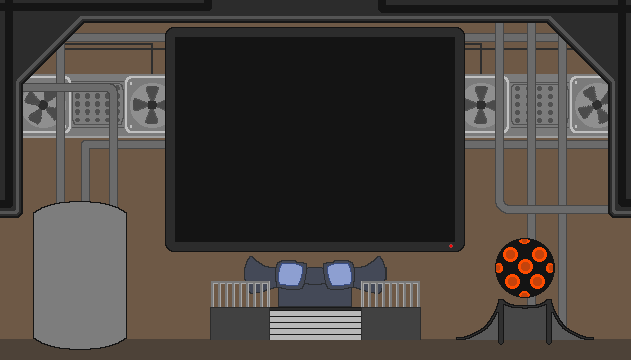
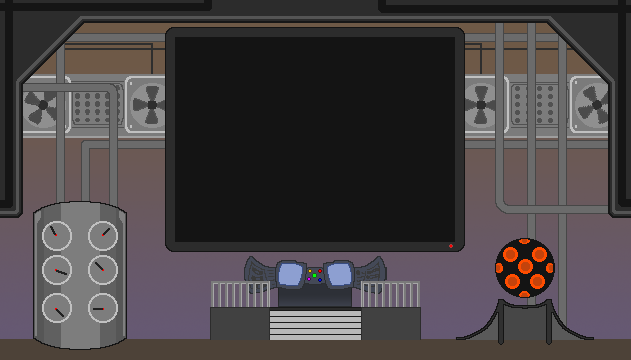
Revision of a layered 631x360 image; what changed, layer by layer:
added layer "Calque 9" above "Calque 14 copie" over [42,221,118,323]
added layer "Calque 14 copie" (25%) above "Calque 14" over [119,211,125,336]
added layer "Calque 14" (25%) above "Calque 12" over [35,211,41,336]
added layer "Calque 11" above "Calque 10" over [14,181,146,348]
added layer "Calque 10" (75%) above "fond_Machine_02" over [31,178,130,348]
added layer "Calque 15" (50%) above "Machine" over [278,284,352,307]
painted on "Machine" (2nd of 2) over [248,261,380,290]
added layer "Calque 13" (25%) above "Fond" over [0,138,631,348]
